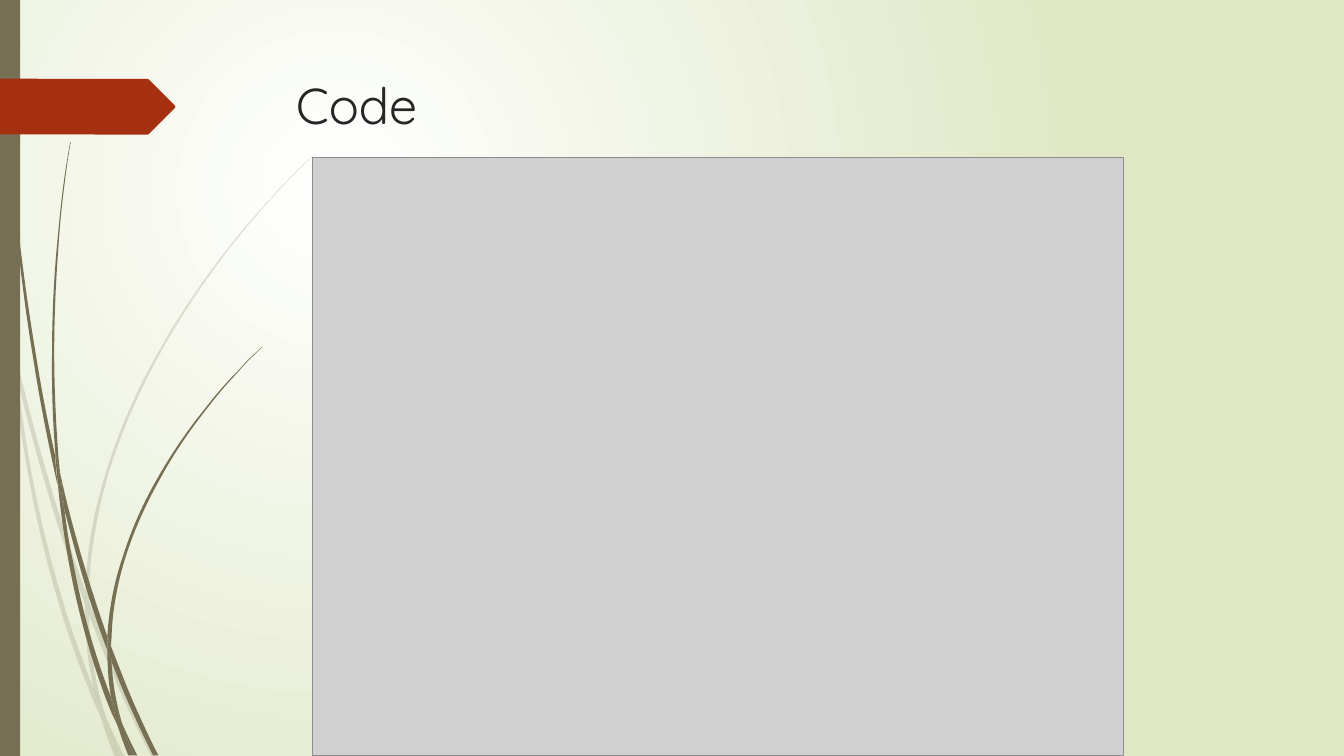
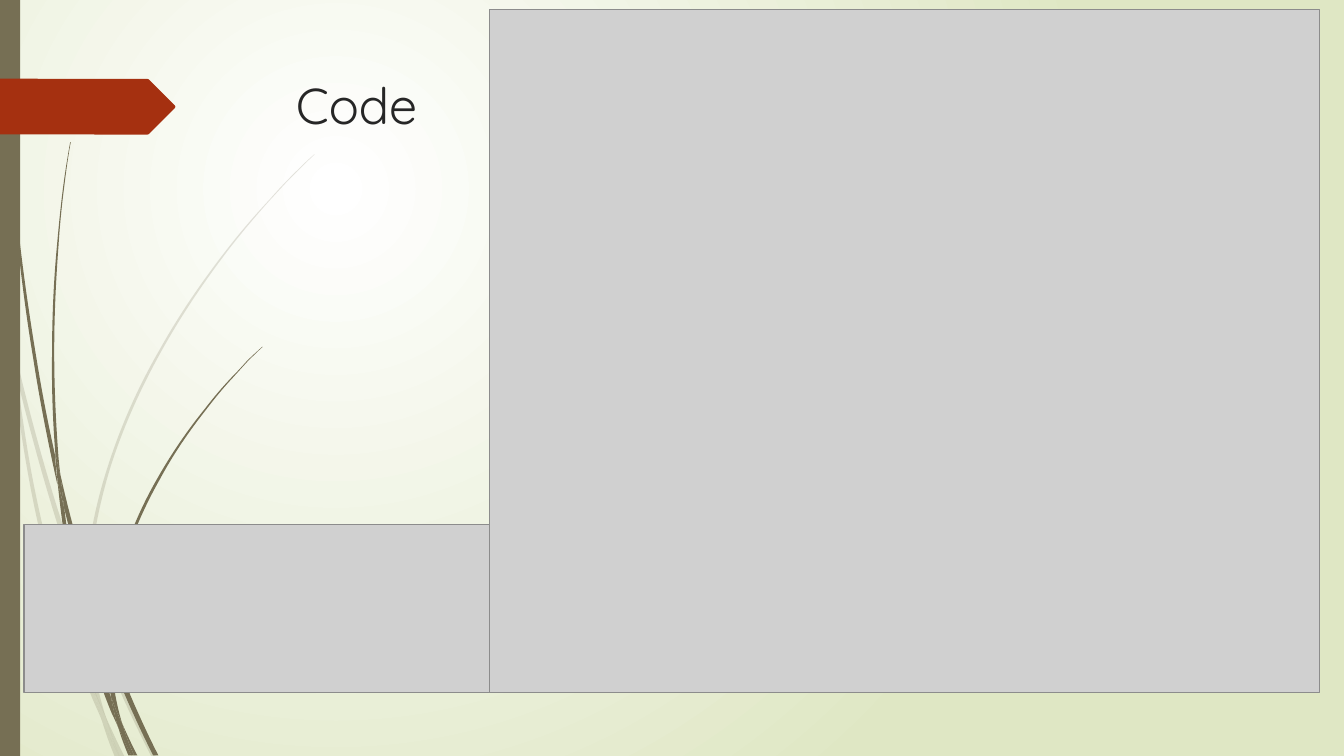
Before and after one commit to jakekrainock/MECA-482-Fall2021-Ball-and-Plate, a slide deck: slide 9 of Presenation/Ball_and_Plate_MECA_482_Group_6.pptx. Drawn at 1344x756 pixels with LibreOffice and Linux fonts; fonts in the diff are those of the drawing; grey boxes stand for pictures. Boxes give left, top, right and bottom in pixels: in the first picture for what was removed or moved away, otherwise in the second. Text is boxed around its words. In the diff, an @@ line names an element or a change of style, - is before the commit and + after.

```diff
--- a/Presenation/Ball_and_Plate_MECA_482_Group_6.pptx
+++ b/Presenation/Ball_and_Plate_MECA_482_Group_6.pptx
@@ picture added at (x1=490, y1=9, x2=1321, y2=693) @@
@@ picture removed at (x1=313, y1=157, x2=1124, y2=756) @@
@@ picture added at (x1=24, y1=525, x2=623, y2=694) @@
@@ freeform shape removed at (x1=85, y1=591, x2=89, y2=615) @@
@@ freeform shape removed at (x1=107, y1=636, x2=111, y2=661) @@
```
Also in this commit, not shown: 2 other slides changed, 1 slide added, 1 slide removed.
